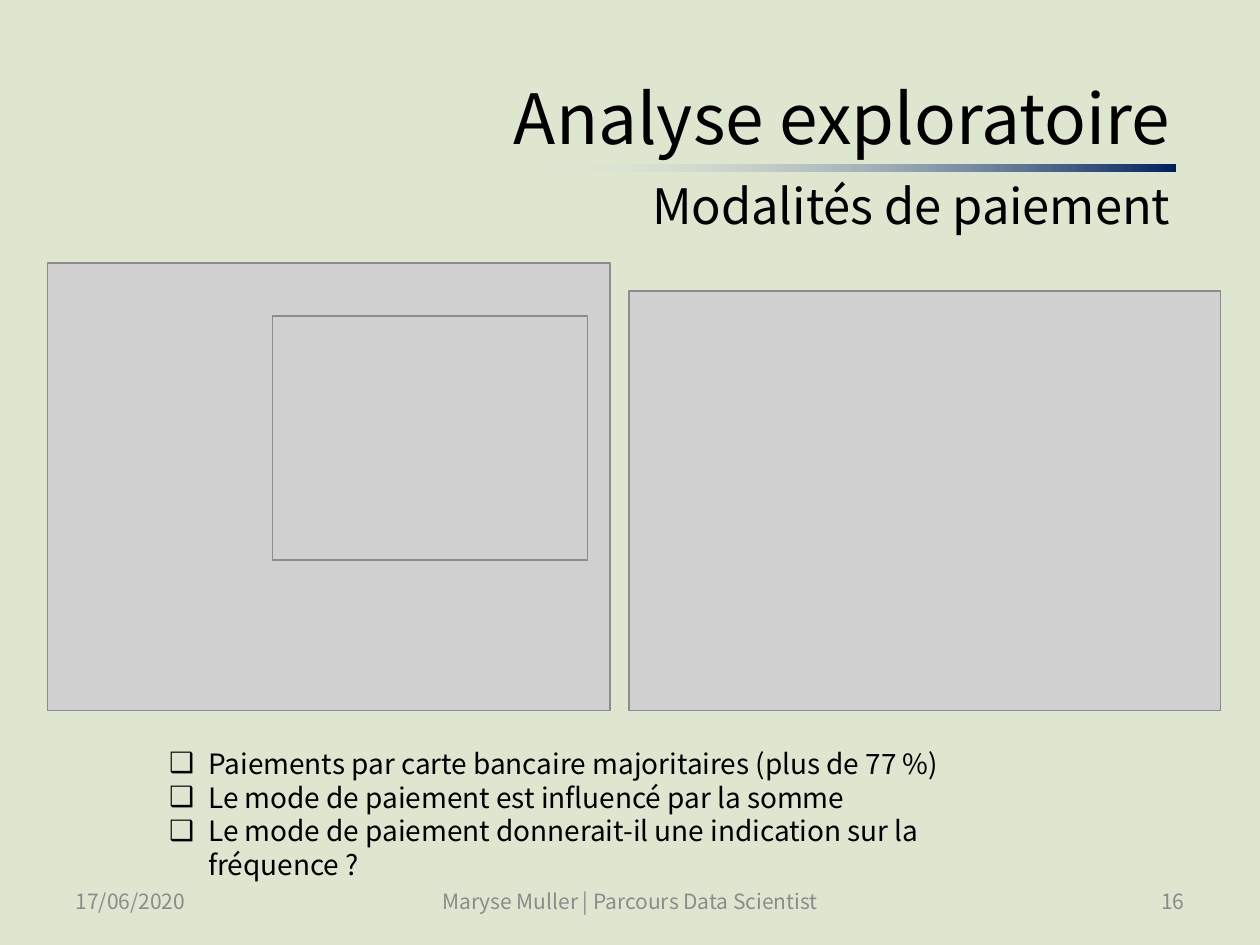
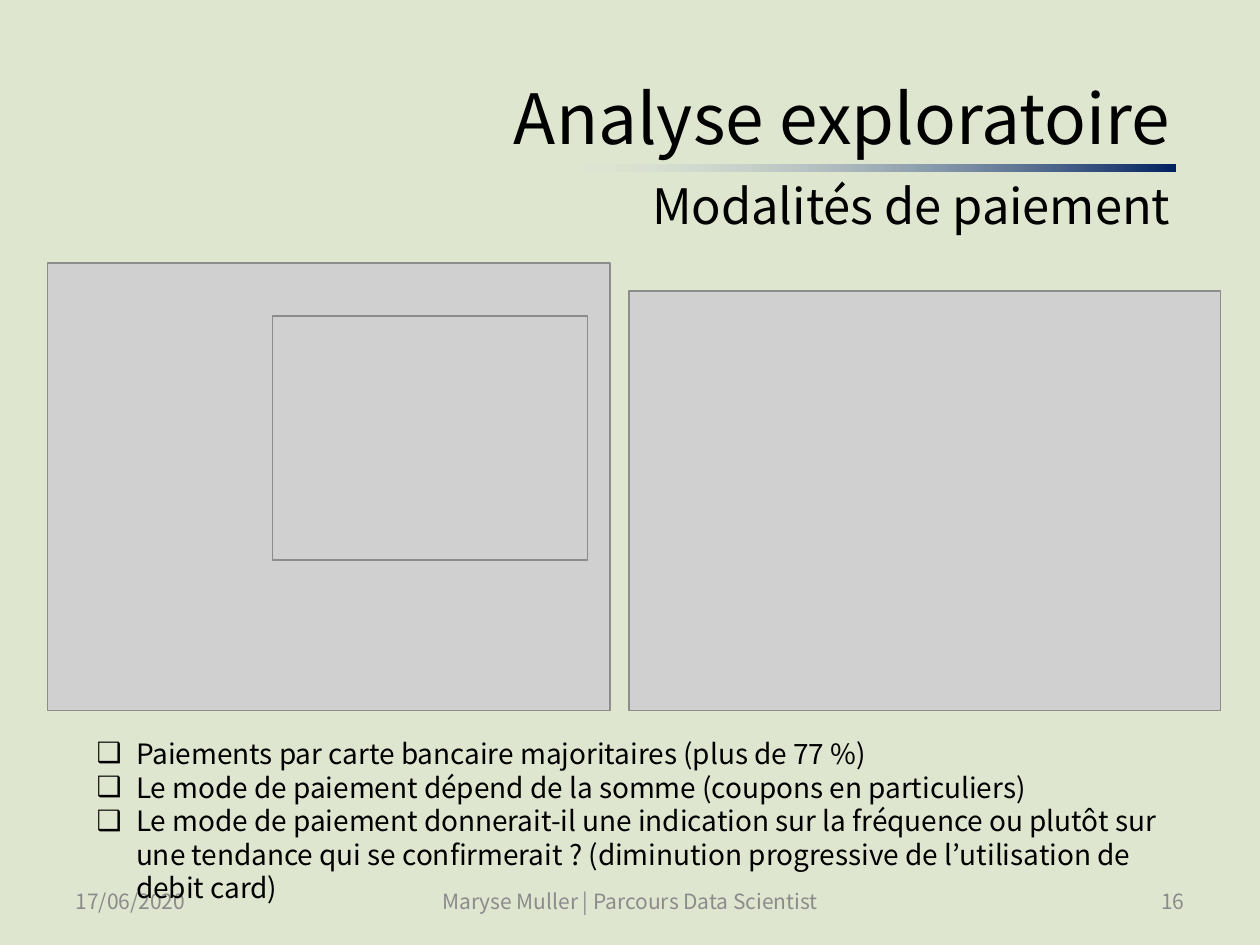
Before and after one commit to SmellyArmure/OC_DS_Project5, a slide deck: slide 16 of PRESENTATION/Projet5.pptx. Drawn at 1260x945 pixels with LibreOffice and Linux fonts; fonts in the diff are those of the drawing; grey boxes stand for pictures. Boxes give left, top, right and bottom in pixels: in the first picture for what was removed or moved away, otherwise in the second. Text is boxed around its words. In the diff, an @@ line names an element or a change of style, - is before the commit and + after.

Commit message:
PROJET TERMINE | P5_Cleaning_EDA_2 : ajouté des graphes de l'analyse temporelle pour la présentation | P5_Clustering : stabilité à l'initialisation des autres algorithmes de clustering, comparaison des résultats. | Présentation : Finalisation de la présentation - (soutenance passée avec succès).

```diff
--- a/PRESENTATION/Projet5.pptx
+++ b/PRESENTATION/Projet5.pptx
@@ text "Paiements par carte bancaire majoritaires ...": place and size @@
-text "Paiements par carte bancaire majoritaires ..." at (208,751,919,848)
+text "Paiements par carte bancaire majoritaires ..." at (136,741,1156,872)
@@ text at (136,770,1156,872): text changed @@
-❑ Le mode de paiement est influencé par la somme
-❑ Le mode de paiement donnerait-il une indication sur la fréquence ?
+❑ Le mode de paiement dépend de la somme (coupons en particuliers)
+❑ Le mode de paiement donnerait-il une indication sur la fréquence ou plutôt sur une tendance qui se confirmerait ? (diminution progressive de l’utilisation de debit card)
```
Also in this commit, not shown: 12 other slides changed, 4 slides added, 3 other files.
